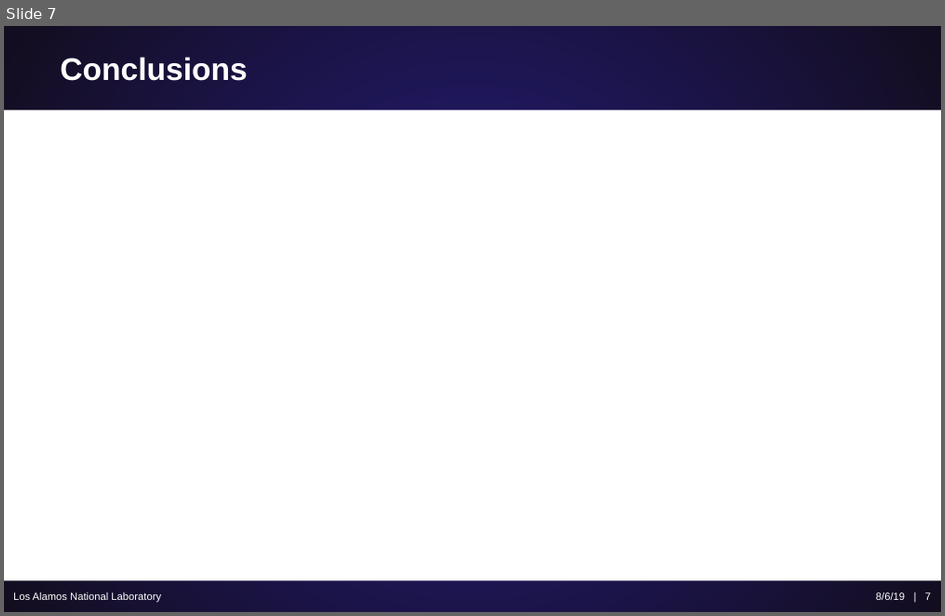
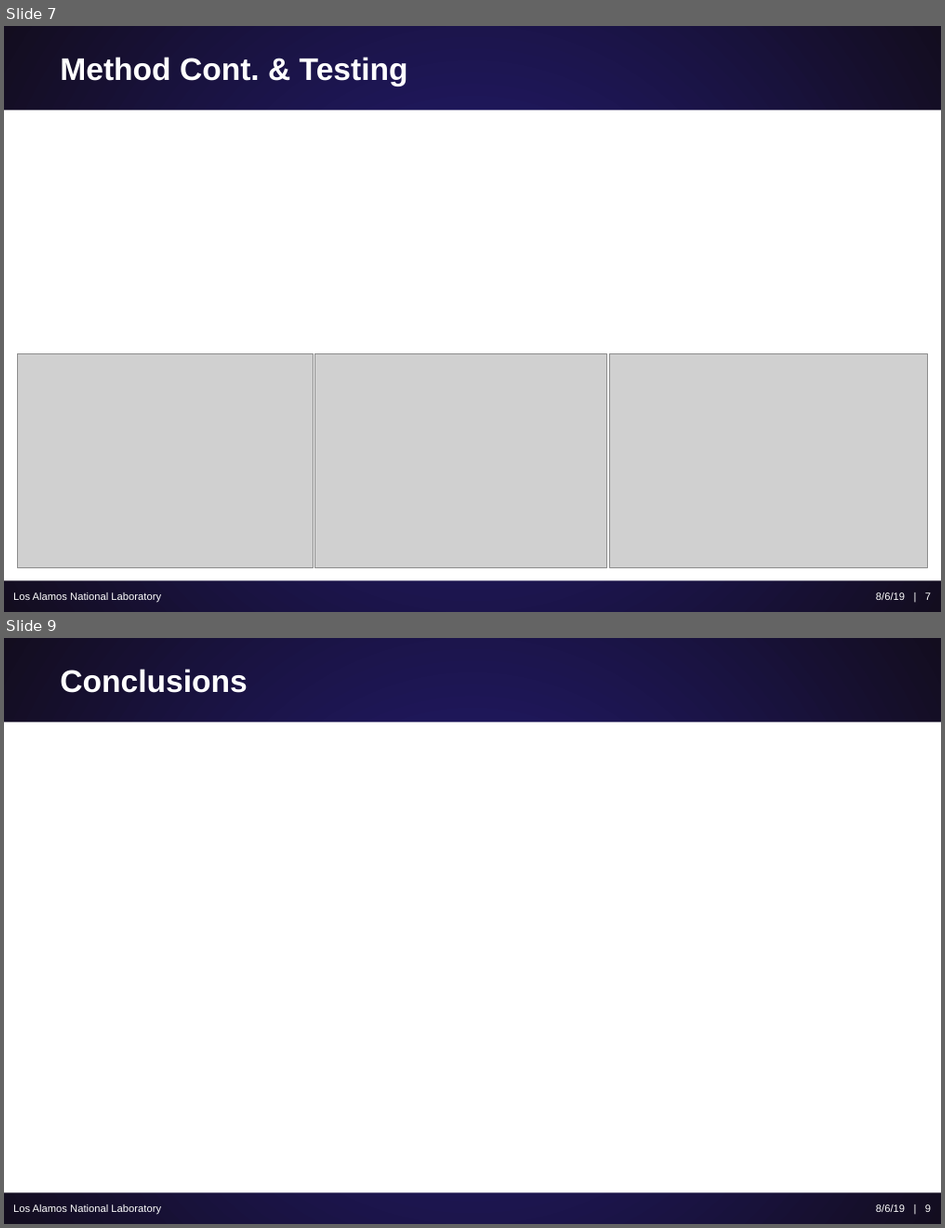
Before and after one commit to ScottCampbellBoise/XCP_Workshop_Report, a slide deck: Poster and Presentation/Campbell_Scott_Variance_Reduction.pptx. Shown one above the other, each under a label of ours: slide 7 before the commit, slides 7 and 9 after it; the slides between them are not shown. The pictures are 945x616 and 945x1228 pixels, drawn with LibreOffice and Linux fonts; fonts in the diff are those of the drawing; grey boxes stand for pictures. Boxes give left, top, right and bottom in pixels: in the first picture for what was removed or moved away, otherwise in the second. Text is boxed around its words. In the diff, an @@ line names an element or a change of style, - is before the commit and + after.

```diff
--- a/Poster and Presentation/Campbell_Scott_Variance_Reduction.pptx
+++ b/Poster and Presentation/Campbell_Scott_Variance_Reduction.pptx
@@ slide 7 added at (4, 26, 941, 612), background gradient #251D7D to #130D1F; not listed: 1 template element that a slide beside it also shows @@
@@ title added at (60, 57, 409, 86), 24 pt, text #FFFFFF, bold @@
+Method Cont. & Testing
@@ picture added at (17, 353, 313, 567) @@
@@ picture added at (316, 353, 607, 567) @@
@@ picture added at (610, 353, 929, 567) @@
@@ text added at (13, 592, 161, 602), 8 pt, text #FFFFFF @@
+Los Alamos National Laboratory
@@ text added at (876, 592, 931, 600), 8 pt, text #FFFFFF @@
+8/6/19 | 7
@@ what was slide 7 is now slide 9 @@
@@ text at (876, 1204, 931, 1212): text changed @@
-8/6/19 | 7
+8/6/19 | 9
```
Also in this commit, not shown: 4 slides changed, 1 other slide added.
